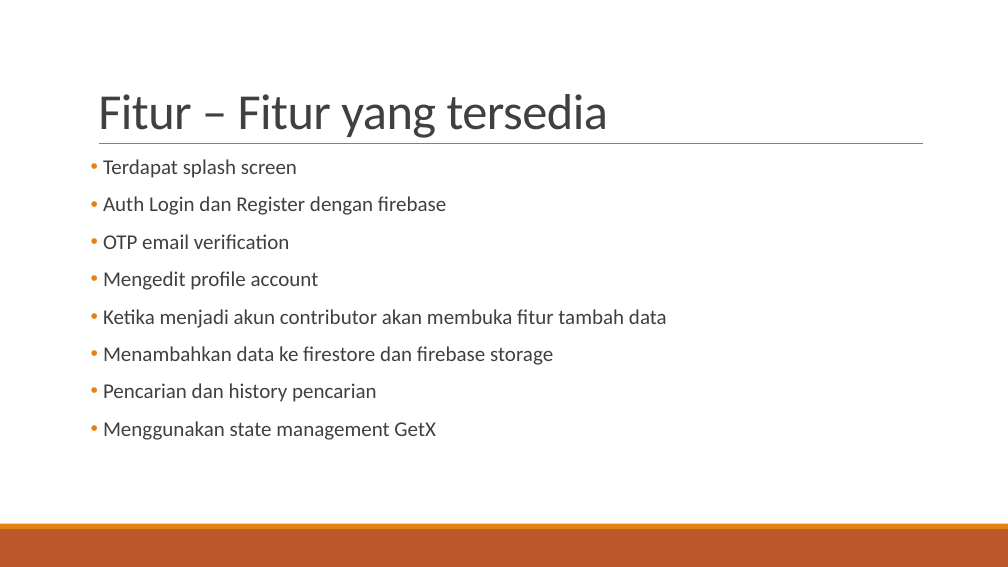
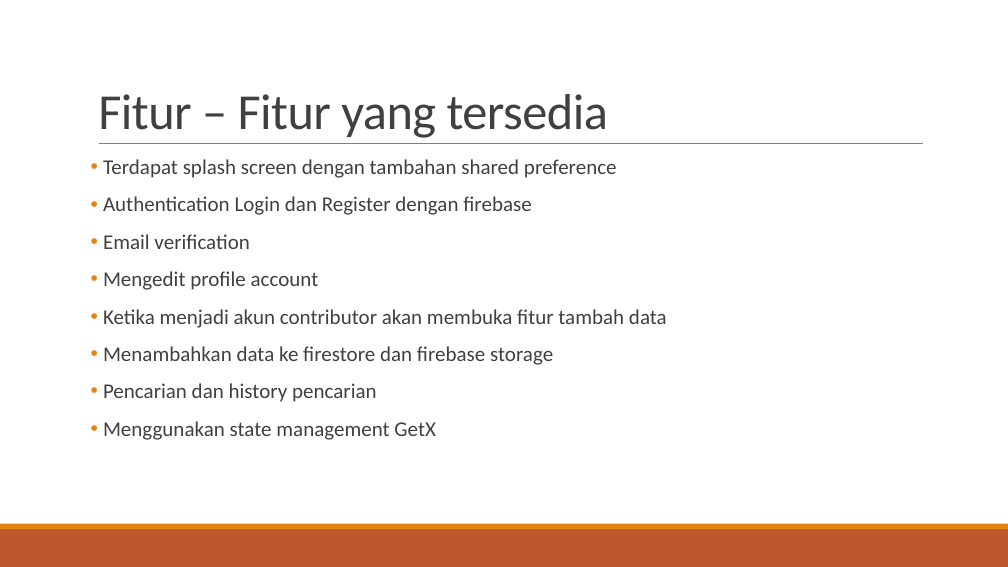
Before and after one commit to naufalulwan/flutter_Naufal-Ulwan, a slide deck: slide 5 of 28_Mini Project/Proposal Mini Project - WisataLocal.pptx. Drawn at 1008x567 pixels with LibreOffice and Linux fonts; fonts in the diff are those of the drawing. Boxes give left, top, right and bottom in pixels: in the first picture for what was removed or moved away, otherwise in the second. Text is boxed around its words. In the diff, an @@ line names an element or a change of style, - is before the commit and + after.

```diff
--- a/28_Mini Project/Proposal Mini Project - WisataLocal.pptx
+++ b/28_Mini Project/Proposal Mini Project - WisataLocal.pptx
@@ text at (x1=103, y1=159, x2=617, y2=249): text changed @@
-• Terdapat splash screen
-• Auth Login dan Register dengan firebase
-• OTP email verification
+• Terdapat splash screen dengan tambahan shared preference
+• Authentication Login dan Register dengan firebase
+• Email verification
```
Also in this commit, not shown: 4 other slides changed, 33 other files.
